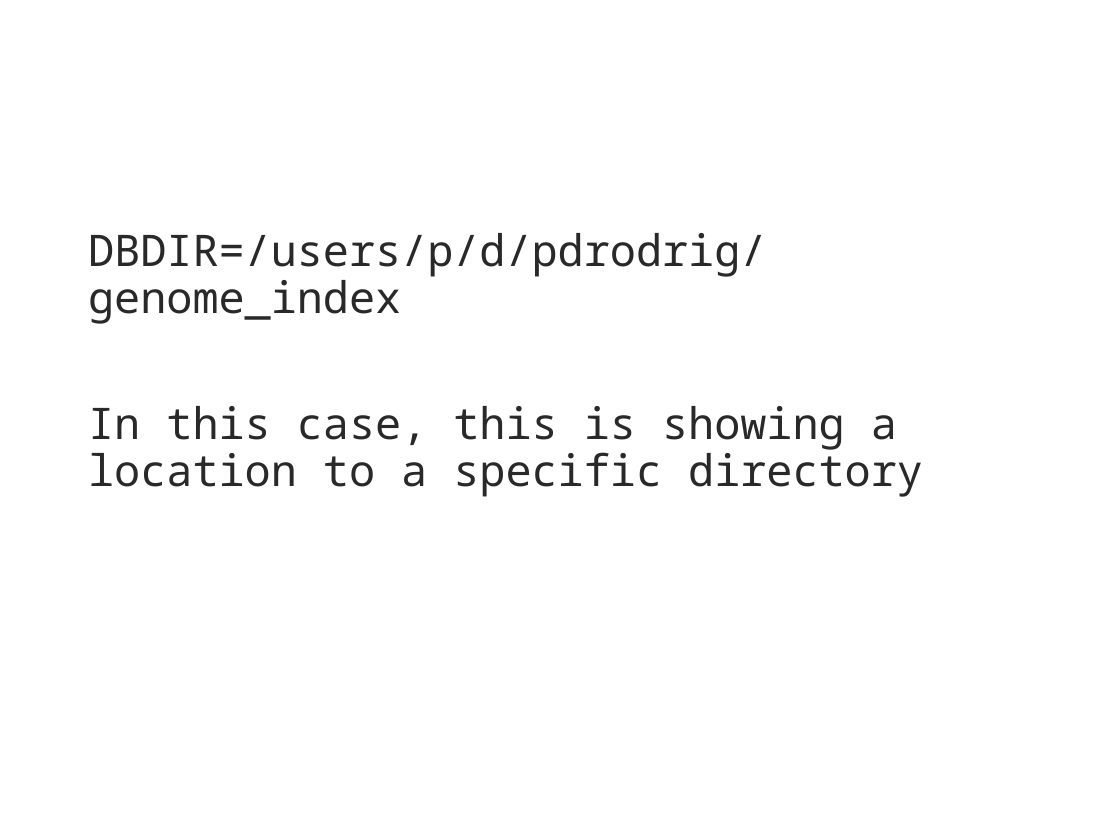
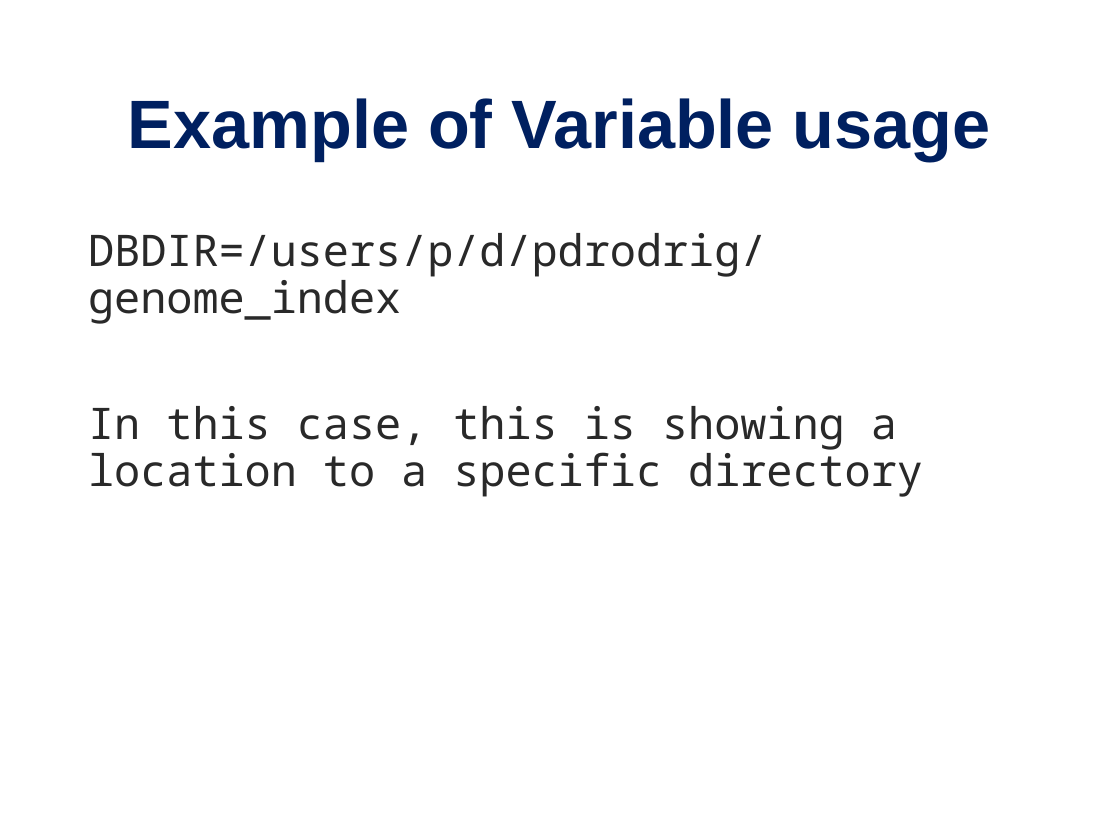
Before and after one commit to PRodriguez19/Intro-to-rnaseq, a slide deck: slide 24 of lectures/Lecture9-MMG232.pptx (slide 27 before the commit). Drawn at 1120x840 pixels with LibreOffice and Linux fonts; fonts in the diff are those of the drawing. Boxes give left, top, right and bottom in pixels: in the first picture for what was removed or moved away, otherwise in the second. Text is boxed around its words. In the diff, an @@ line names an element or a change of style, - is before the commit and + after.

```diff
--- a/lectures/Lecture9-MMG232.pptx
+++ b/lectures/Lecture9-MMG232.pptx
@@ title added at bbox=[128, 98, 991, 160], 44 pt, text #002060, bold @@
+Example of Variable usage
```
Also in this commit, not shown: 21 other slides changed, 3 slides added, 4 slides removed, 2 other files.
